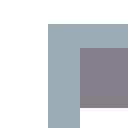
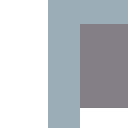
The second w=128, h=128 image is a revision of the first. Changes to its layers:
painted on "Cubicle" over [48, 0, 128, 48]
